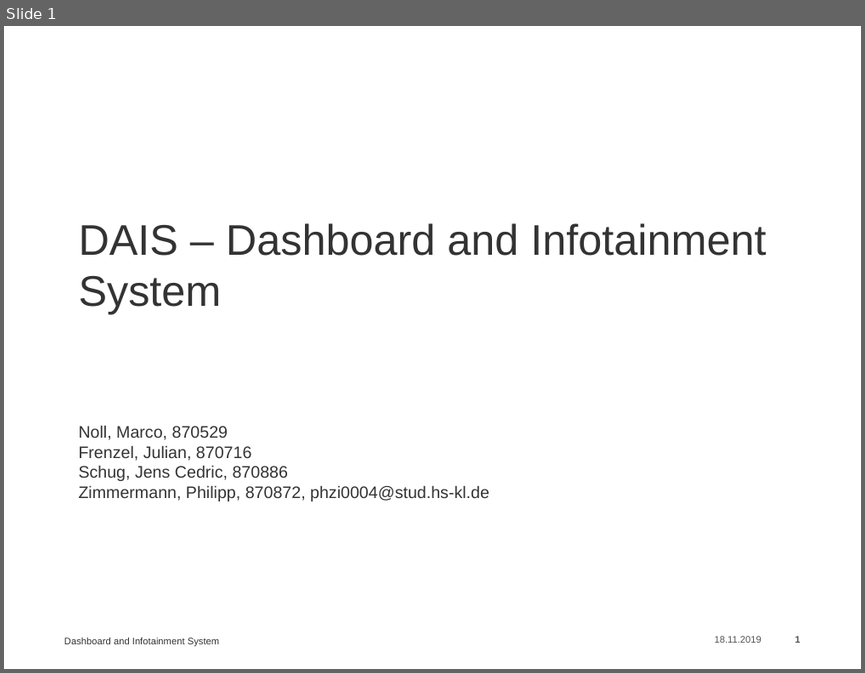
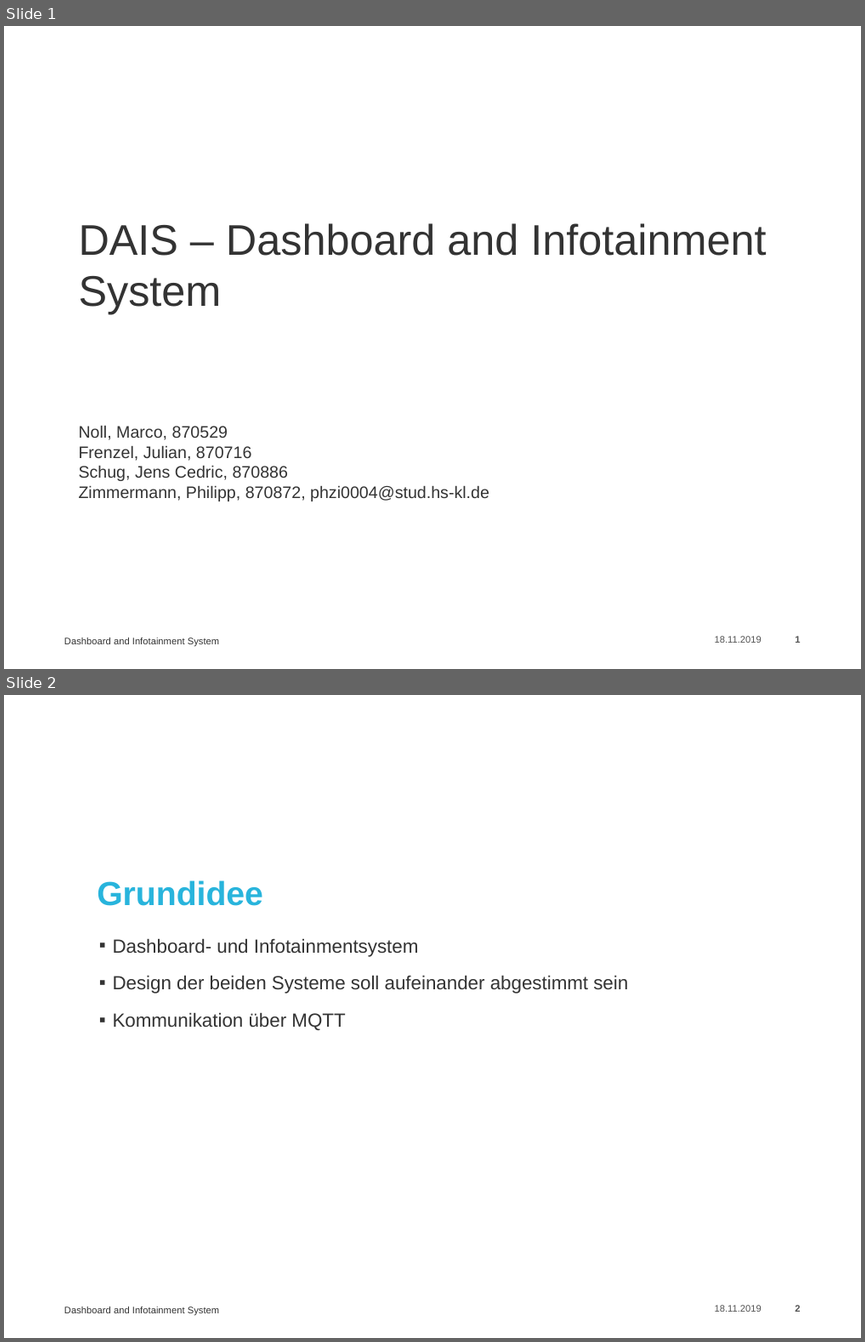
Before and after one commit to Garzuuhl/DAIS, a slide deck: Konzeptpapier/Konzept_DAIS.pptx. Shown one above the other, each under a label of ours: slide 1 before the commit, slides 1 and 2 after it. The pictures are 865x673 and 865x1342 pixels, drawn with LibreOffice and Linux fonts; fonts in the diff are those of the drawing; background and template pictures are left out. Boxes give left, top, right and bottom in pixels: in the first picture for what was removed or moved away, otherwise in the second. Text is boxed around its words. In the diff, an @@ line names an element or a change of style, - is before the commit and + after.

```diff
--- a/Konzeptpapier/Konzept_DAIS.pptx
+++ b/Konzeptpapier/Konzept_DAIS.pptx
@@ slide 2 added at (4, 695, 861, 1338), background #FFFFFF; not listed: 3 template elements that a slide beside it also shows @@
@@ title added at (97, 880, 263, 906), 28 pt, text #28B4DC, bold @@
+Grundidee
@@ text added at (113, 938, 628, 1031), 16 pt, text #333333 @@
+▪ Dashboard- und Infotainmentsystem
+▪ Design der beiden Systeme soll aufeinander abgestimmt sein
+▪ Kommunikation über MQTT
```
Also in this commit, not shown: 2 other slides added, 1 slide removed.
